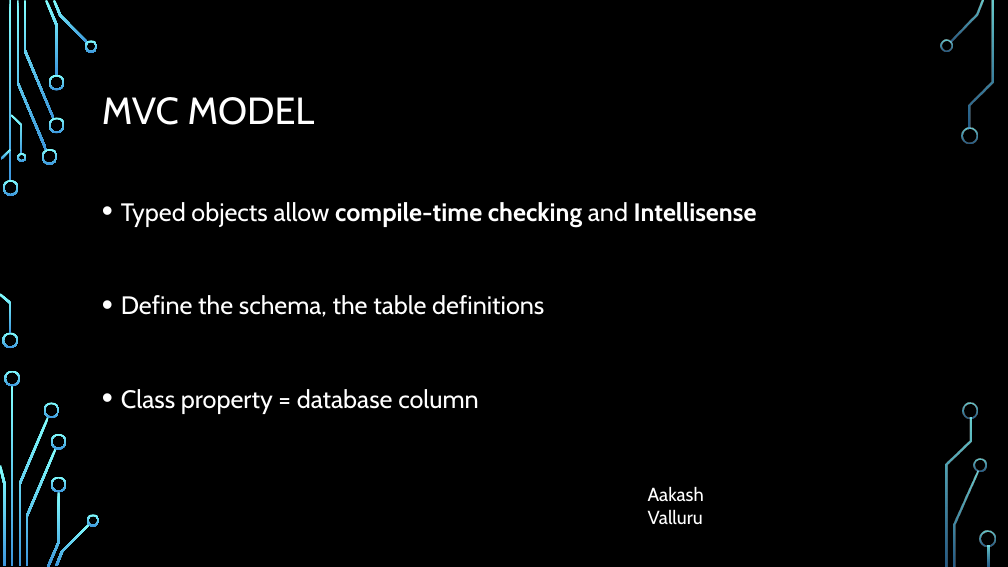
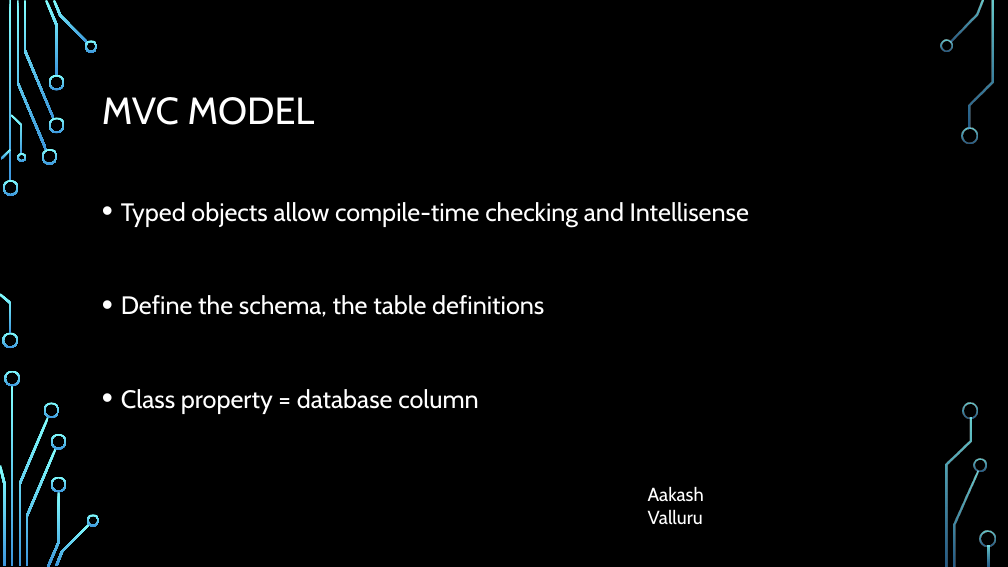
Before and after one commit to MeharChoudhary/WS4-Team, a slide deck: slide 6 of Models and designing schemas.pptx (slide 5 before the commit). Drawn at 1008x567 pixels with LibreOffice and Linux fonts; fonts in the diff are those of the drawing; background and template pictures are left out. Boxes give left, top, right and bottom in pixels: in the first picture for what was removed or moved away, otherwise in the second. Text is boxed around its words. In the diff, an @@ line names an element or a change of style, - is before the commit and + after.

```diff
--- a/Models and designing schemas.pptx
+++ b/Models and designing schemas.pptx
@@ text at [121, 202, 749, 227]: bold off in "compile-time checking Intellisense" @@
```
Also in this commit, not shown: 1 other slide changed, 1 slide added.
